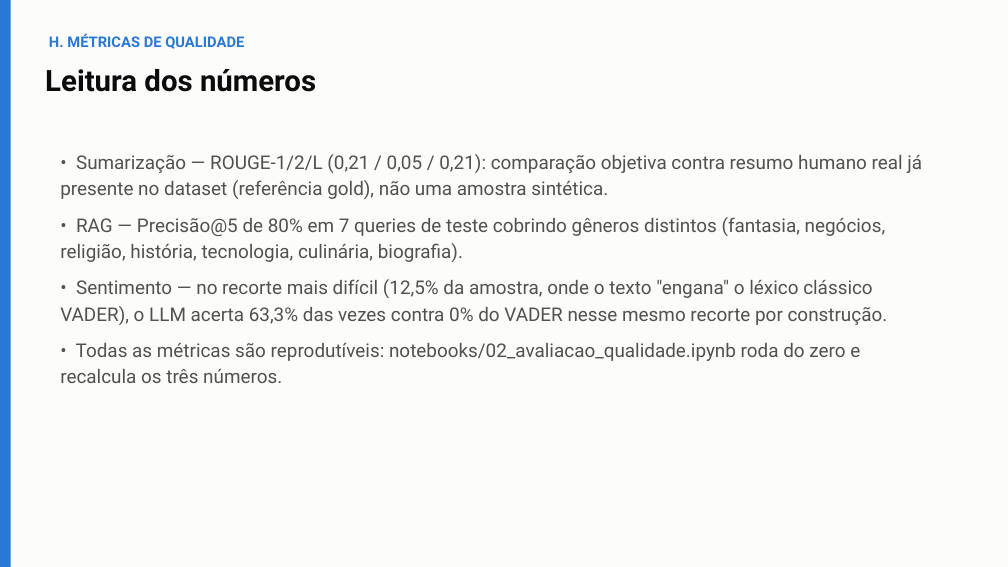
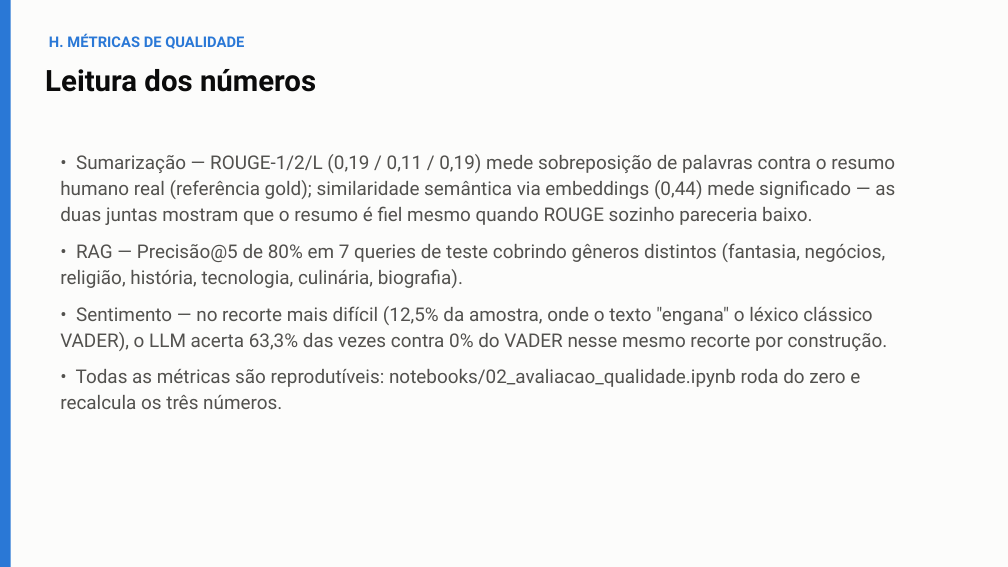
Before and after one commit to devbelloni/teste-a3-data, a slide deck: slide 12 of slides/A3Data_Desafio_Tecnico.pptx. Drawn at 1008x567 pixels with LibreOffice and Linux fonts; fonts in the diff are those of the drawing. Boxes give left, top, right and bottom in pixels: in the first picture for what was removed or moved away, otherwise in the second. Text is boxed around its words. In the diff, an @@ line names an element or a change of style, - is before the commit and + after.

Commit message:
Adiciona similaridade semântica como métrica complementar ao ROUGE
ROUGE mede sobreposição de palavras e penaliza parafraseamento correto — os
resumos humanos do dataset são estilizados, não descritivos, então duas frases
com o mesmo significado raramente compartilham palavras. Adiciona similaridade
semântica (cosseno entre embeddings, reaproveitando o mesmo all-MiniLM-L6-v2 já
usado no RAG, sem depender de um segundo modelo tipo BERTScore) para medir
significado em vez de overlap léxico: 0,44 vs. ROUGE-L de 0,19, confirmando que
os resumos capturam o conteúdo mesmo com baixo overlap de palavras.

Atualiza slides e README com os números recalculados.

```diff
--- a/slides/A3Data_Desafio_Tecnico.pptx
+++ b/slides/A3Data_Desafio_Tecnico.pptx
@@ text at [60, 154, 895, 225]: text changed @@
-• Sumarização — ROUGE-1/2/L (0,21 / 0,05 / 0,21): comparação objetiva contra resumo humano real já presente no dataset (referência gold), não uma amostra sintética.
+• Sumarização — ROUGE-1/2/L (0,19 / 0,11 / 0,19) mede sobreposição de palavras contra o resumo humano real (referência gold); similaridade semântica via embeddings (0,44) mede significado — as duas juntas mostram que o resumo é fiel mesmo quando ROUGE sozinho pareceria baixo.
```
Also in this commit, not shown: 2 other slides changed, 5 other files.
